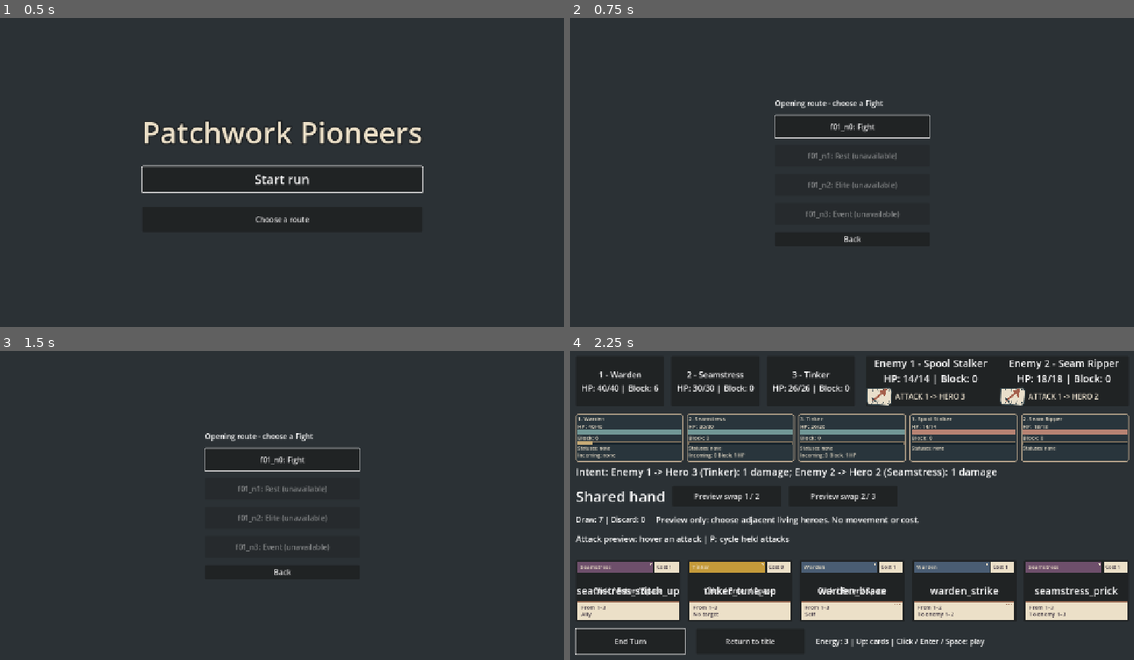
Above: before the commit, frames 1-4 (two rows, left to right).
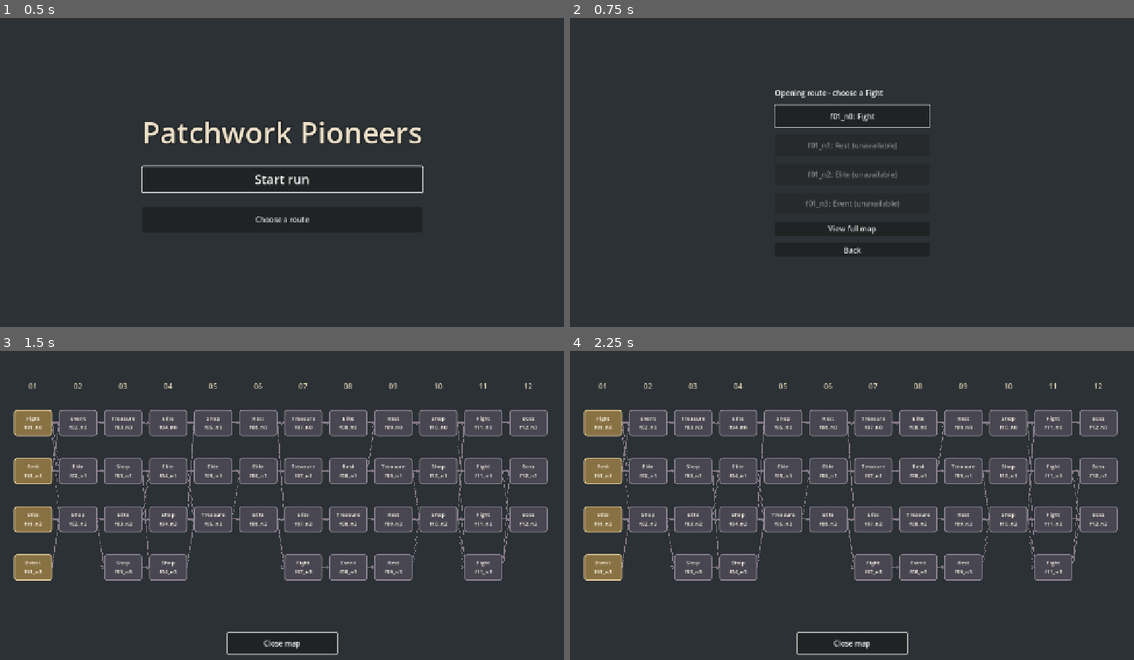
Above: after the commit, the same moments.

Repository: jcoev123-jpg/PatchworkPioneers
Game: Godot game, scene res://scenes/app.tscn
The game is run twice, just before and just after one commit, with the same random seed, the same clock (stepped at 60 frames per second) and the same inputs.
Inputs (mouse positions are in pixels of both pictures, inside the frame that each line leads up to):
- Up to frame 1 (0.5 s): no input
- Up to frame 2 (0.75 s): click "Choose a route" at 0.5 s
- Up to frame 3 (1.5 s): click (282, 561) at 1.25 s, where only the run after the commit has a clickable "View full map"
- Up to frame 4 (2.25 s): click (852, 459) at 2 s, where only the run before the commit has a clickable "f01_n0: Fight"

Frame 1 is identical in both runs. In frame 2, 2.1% of the frame differs, in the area x 36-64%, y 23-77%; in frame 3, 27%; in frame 4, 40%, in the area x 0-100%, y 2-99%.

Commit message:
Patchwork Pioneers cycle 072: Open the twelve-floor atlas from the live route chooser
Accepted by relay v2 (Claude final review, tests green).

Diff:
--- a/scripts/app.gd
+++ b/scripts/app.gd
@@ -31,6 +31,10 @@
 var route_button: Button
 var route_view: VBoxContainer
 var route_back_button: Button
+var route_map_button: Button
+var route_atlas_overlay: Control
+var route_atlas: RunRouteAtlas
+var route_atlas_close: Button
 var route_buttons: Array[Button] = []
 var run_map: RunMap
 var fight_encounter_paths: Dictionary = FIGHT_ENCOUNTER_PATHS.duplicate()
@@ -285,6 +289,12 @@
 		route_buttons.append(button)
 		if not button.disabled:
 			actions.append(button)
+	route_map_button = Button.new()
+	route_map_button.text = "View full map"
+	route_view.add_child(route_map_button)
+	route_map_button.pressed.connect(_open_route_atlas.bind(
+		weakref(run_map), weakref(route_view), weakref(route_map_button)))
+	actions.append(route_map_button)
 	route_back_button = Button.new()
 	route_back_button.text = "Back"
 	route_back_button.pressed.connect(_cancel_route)
@@ -326,12 +336,74 @@
 	return true
 
 
+func _route_atlas_source(source_map: WeakRef, source_view: WeakRef, source_action: WeakRef) -> bool:
+	return source_map != null and source_map.get_ref() == run_map and run_map != null \
+		and run_map.get_route().is_empty() and deck == null \
+		and is_instance_valid(route_view) and source_view != null and source_view.get_ref() == route_view \
+		and route_view.get_parent() == self and is_instance_valid(route_map_button) \
+		and source_action != null and source_action.get_ref() == route_map_button \
+		and route_map_button.get_parent() == route_view
+
+
+func _open_route_atlas(source_map: WeakRef, source_view: WeakRef, source_action: WeakRef) -> void:
+	if not _route_atlas_source(source_map, source_view, source_action) \
+		or not route_view.is_visible_in_tree() or is_instance_valid(route_atlas_overlay):
+		return
+	route_atlas_overlay = Control.new()
+	route_atlas_overlay.set_anchors_and_offsets_preset(Control.PRESET_FULL_RECT)
+	add_child(route_atlas_overlay)
+	var background := ColorRect.new()
+	background.color = Color("2b3135")
+	background.set_anchors_and_offsets_preset(Control.PRESET_FULL_RECT)
+	route_atlas_overlay.add_child(background)
+	route_atlas = RunRouteAtlas.new()
+	route_atlas.position = Vector2(20, 20)
+	route_atlas.bind_map(run_map)
+	route_atlas_overlay.add_child(route_atlas)
+	route_atlas_close = Button.new()
+	route_atlas_close.text = "Close map"
+	route_atlas_close.position = Vector2(520, 640)
+	route_atlas_close.size = Vector2(240, 48)
+	route_atlas_overlay.add_child(route_atlas_close)
+	route_atlas_close.focus_next = NodePath(".")
+	route_atlas_close.focus_previous = NodePath(".")
+	route_atlas_close.pressed.connect(_close_route_atlas.bind(source_map, source_view,
+		source_action, weakref(route_atlas_overlay)))
+	route_view.hide()
+	route_atlas_close.grab_focus()
+
+
+func _close_route_atlas(source_map: WeakRef, source_view: WeakRef,
+		source_action: WeakRef, source_overlay: WeakRef) -> void:
+	if not _route_atlas_source(source_map, source_view, source_action) \
+		or route_view.visible or not is_instance_valid(route_atlas_overlay) \
+		or source_overlay == null or source_overlay.get_ref() != route_atlas_overlay \
+		or route_atlas_overlay.get_parent() != self:
+		return
+	_clear_route_atlas()
+	route_view.show()
+	route_map_button.grab_focus()
+
+
+func _clear_route_atlas() -> void:
+	if is_instance_valid(route_atlas):
+		route_atlas.bind_map(null)
+	if is_instance_valid(route_atlas_overlay):
+		route_atlas_overlay.get_parent().remove_child(route_atlas_overlay)
+		route_atlas_overlay.queue_free()
+	route_atlas_overlay = null
+	route_atlas = null
+	route_atlas_close = null
+
+
 func _clear_route_view() -> void:
+	_clear_route_atlas()
 	if is_instance_valid(route_view):
 		remove_child(route_view)
 		route_view.queue_free()
 	route_view = null
 	route_back_button = null
+	route_map_button = null
 	route_buttons.clear()
 
 
@@ -1464,6 +1536,9 @@
 
 func _return_to_title() -> void:
 	if battle_view == null:
+		if is_instance_valid(route_view):
+			_cancel_route()
+			start_button.grab_focus()
 		return
 	for action in reward_buttons:
 		action.disabled = true
--- a/tests/live_run_map_entry_test.gd
+++ b/tests/live_run_map_entry_test.gd
@@ -28,6 +28,10 @@
 	if not is_instance_valid(button):
 		return
 	var point := button.get_global_rect().get_center()
+	await _click_point(point)
+
+
+func _click_point(point: Vector2) -> void:
 	_check(root.get_visible_rect().has_point(point), "mouse target inside viewport")
 	var motion := InputEventMouseMotion.new()
 	motion.position = point
@@ -74,6 +78,123 @@
 		var presenter = app.get_node("LiveEnemyRoster")
 		_check(presenter.enemies == null and presenter.panel == null and app.enemy_intents == null
 			and app.victory_gold == null, reason + " leaves no battle services or actor controls")
+
+
+func _preview(app, keyboard: bool, stale: Array = []) -> Array:
+	var before := _snapshot(app)
+	var chooser = app.route_view
+	var action: Button = app.route_map_button
+	_check(is_instance_valid(action) and action.is_visible_in_tree(), "real map action mounted")
+	if not is_instance_valid(action):
+		return []
+	var open: Callable = action.pressed.get_connections()[0].callable
+	var foreign := RunMap.new()
+	var foreign_rng := RandomNumberGenerator.new()
+	foreign_rng.seed = 6
+	_check(foreign.generate(foreign_rng), "foreign map fixture generated")
+	app._open_route_atlas(weakref(foreign), weakref(chooser), weakref(action))
+	app._open_route_atlas(weakref(app.run_map), weakref(action), weakref(action))
+	app._open_route_atlas(weakref(app.run_map), weakref(chooser), weakref(app.route_back_button))
+	_check(app.route_atlas_overlay == null and _snapshot(app) == before, "foreign open sources rejected")
+	if keyboard:
+		app.route_buttons[0].grab_focus()
+		await _key(KEY_TAB)
+		_check(action.has_focus(), "Tab skips disabled openings to map action")
+		await _key(KEY_ENTER)
+	else:
+		await _click(action)
+	var atlas: RunRouteAtlas = app.route_atlas
+	_check(is_instance_valid(atlas) and is_instance_valid(app.route_atlas_close), "real atlas and close mounted")
+	if not is_instance_valid(atlas) or not is_instance_valid(app.route_atlas_close):
+		return []
+	var overlay = app.route_atlas_overlay
+	var close: Callable = app.route_atlas_close.pressed.get_connections()[0].callable
+	_check(app.route_view == chooser and not chooser.visible and app.route_atlas_close.has_focus(),
+		"same chooser hidden; close focused")
+	_check(atlas._map == app.run_map and atlas.global_position == Vector2(20, 20)
+		and atlas.size == Vector2(1240, 600), "real map bound at readable preview bounds")
+	var viewport := Rect2(Vector2.ZERO, Vector2(1280, 720))
+	_check(viewport.encloses(atlas.get_global_rect()) and viewport.encloses(app.route_atlas_close.get_global_rect())
+		and app.route_atlas_close.global_position.y >= atlas.get_global_rect().end.y, "atlas and reachable close fully fit")
+	var expected_nodes := {}
+	var expected_edges := {}
+	var floors: Array = app.run_map.get_floors()
+	_check(floors.size() == 12, "live map has twelve floors")
+	for floor_nodes in floors:
+		for node in floor_nodes:
+			expected_nodes[node.id] = node
+			for target in node.outgoing:
+				expected_edges[node.id + "->" + target] = true
+	var nodes := {}
+	var edges := {}
+	var highlighted: Array = []
+	for child in atlas.get_children():
+		if child is PanelContainer:
+			var id: String = child.get_meta("route_id")
+			_check(expected_nodes.has(id) and not nodes.has(id), "unique actual marker: " + id)
+			nodes[id] = child
+			if not expected_nodes.has(id):
+				continue
+			var node: Dictionary = expected_nodes[id]
+			_check(child.get_node("Identity").text == node.type + "\n" + id
+				and atlas.get_global_rect().encloses(child.get_global_rect()), "readable mounted identity: " + id)
+			var legal: bool = app.run_map.get_legal_choices().has(id)
+			_check(child.get_meta("route_state") == ("legal" if legal else "other")
+				and child.get_theme_stylebox("panel").bg_color == (RunRouteAtlas.LEGAL_BG if legal else RunRouteAtlas.OTHER_BG),
+				"visible legal highlight: " + id)
+			if legal:
+				highlighted.append(id)
+		elif child is Line2D:
+			var source: String = child.get_meta("from_id")
+			var target: String = child.get_meta("to_id")
+			var pair := source + "->" + target
+			_check(expected_edges.has(pair) and not edges.has(pair), "actual directed link: " + pair)
+			edges[pair] = true
+			if expected_nodes.has(source) and expected_nodes.has(target):
+				var from: Dictionary = expected_nodes[source]
+				var to: Dictionary = expected_nodes[target]
+				_check(child.points.size() >= 13, "drawn link endpoints exist")
+				if child.points.size() >= 13:
+					_check(child.points[0] == Vector2(30 + (from.floor - 1) * 99 + 84, 130 + from.position * 106 + 29)
+						and child.points[12] == Vector2(30 + (to.floor - 1) * 99, 130 + to.position * 106 + 29),
+						"drawn endpoints match model: " + pair)
+	_check(nodes.size() == expected_nodes.size() and edges == expected_edges and not edges.is_empty(),
+		"all actual nodes and links rendered")
+	_check(highlighted == app.run_map.get_legal_choices(), "exact legal opening IDs highlighted")
+	var hidden := _snapshot(app)
+	_check(hidden.slice(0, 6) == before.slice(0, 6), "opening spends no graph/route/legal/encounter/RNG/combat state")
+	for callback in stale:
+		callback.call()
+	_check(app.route_atlas_overlay == overlay and _snapshot(app) == hidden,
+		"old preview callbacks cannot close or replace new overlay")
+	open.call()
+	app._close_route_atlas(weakref(foreign), weakref(chooser), weakref(action), weakref(overlay))
+	app._close_route_atlas(weakref(app.run_map), weakref(action), weakref(action), weakref(overlay))
+	app._close_route_atlas(weakref(app.run_map), weakref(chooser), weakref(app.route_back_button), weakref(overlay))
+	app._close_route_atlas(weakref(app.run_map), weakref(chooser), weakref(action), weakref(chooser))
+	_check(app.route_atlas_overlay == overlay, "duplicate open and foreign close sources rejected")
+	_check(not app._choose_route("f01_n0"), "hidden chooser rejects legal Fight")
+	await _click_point(nodes["f01_n0"].get_global_rect().get_center())
+	await _key(KEY_RIGHT)
+	await _key(KEY_TAB)
+	_check(app.route_atlas_close.has_focus() and _snapshot(app) == hidden, "map input inert; focus stays on close")
+	var atlas_id := atlas.get_instance_id()
+	var overlay_id: int = overlay.get_instance_id()
+	var cleared: Array = []
+	atlas.tree_exiting.connect(func(): cleared.append(atlas._map == null))
+	if keyboard:
+		await _key(KEY_SPACE)
+	else:
+		await _click(app.route_atlas_close)
+	_check(cleared == [true], "closing clears binding before detach")
+	await process_frame
+	_check(not is_instance_id_valid(atlas_id) and not is_instance_id_valid(overlay_id)
+		and app.route_atlas == null and app.route_atlas_overlay == null and app.route_atlas_close == null,
+		"close disposes preview")
+	_check(_snapshot(app) == before and app.route_view == chooser and action.has_focus(), "close restores exact state and action focus")
+	close.call()
+	_check(_snapshot(app) == before, "repeated stale close inert")
+	return [open, close]
 
 
 func _run() -> void:
@@ -107,6 +228,7 @@
 	_check(app.run_map.get_floors() == reference.get_floors() and
 		app.run_rng.state == reference_rng.state, "map generation matches reference stream")
 	_check(app.deck == null and app.run_map.get_route().is_empty(), "chooser has not started combat or committed")
+	var stale_atlas: Array = await _preview(app, true)
 	_check(app.route_buttons.size() == reference.get_legal_choices().size(), "one control per actual legal opening")
 	if "--inject-wrong-type" in OS.get_cmdline_user_args():
 		app.route_buttons[0].text = "incorrect"
@@ -143,6 +265,18 @@
 	var old_view: int = app.route_view.get_instance_id()
 	var old_selector: WeakRef = weakref(app.fight_selection)
 	var stale_callback: Callable = app.route_buttons[0].pressed.get_connections()[0].callable
+	# Cancellation must also dispose an actively mounted preview.
+	await _click(app.route_map_button)
+	var cancelled_atlas: RunRouteAtlas = app.route_atlas
+	_check(is_instance_valid(cancelled_atlas), "preview reopened before cancellation")
+	var cancelled_id: int = cancelled_atlas.get_instance_id()
+	var cancelled_close: Callable = app.route_atlas_close.pressed.get_connections()[0].callable
+	app._cancel_route()
+	_check(cancelled_atlas._map == null and app.route_atlas_overlay == null, "cancel clears mounted preview binding")
+	await process_frame
+	_check(not is_instance_id_valid(cancelled_id), "cancel frees mounted atlas")
+	# Repeat Back through actual input on the restarted chooser.
+	await _click(app.route_button)
 	app.route_back_button.grab_focus()
 	await _key(KEY_ENTER)
 	await process_frame
@@ -164,7 +298,12 @@
 			break
 		var before_stale := _snapshot(app)
 		stale_callback.call()
+		for callback in stale_atlas:
+			callback.call()
+		cancelled_close.call()
 		_check(_snapshot(app) == before_stale, "old chooser callback cannot affect restarted route")
+		var preview_callbacks: Array = await _preview(app, session == 1, stale_atlas + [cancelled_close])
+		stale_atlas.append_array(preview_callbacks)
 		var same_rng = app.run_rng
 		var same_map = app.run_map
 		var fight: Button = null
@@ -191,6 +330,12 @@
 		_check(app.run_map.get_route() == [fight_id] and app.run_map.get_current_floor() == 1,
 			"successful combat commits exactly one node")
 		_check(app.route_view == null and app.route_buttons.is_empty(), "chooser removed during battle")
+		_check(app.route_atlas == null and app.route_atlas_overlay == null and app.route_map_button == null,
+			"Fight entry has no preview state")
+		var battle_before_stale := _snapshot(app)
+		for callback in stale_atlas:
+			callback.call()
+		_check(_snapshot(app) == battle_before_stale, "stale atlas callbacks cannot alter Fight")
 		_check(app.deck.energy == 3 and app.deck.hand.size() == 5 and app.deck.turn_active,
 			"M01 opens at three energy and five cards")
 		var cards: Array[String] = app._load_starter_deck()
@@ -394,10 +539,22 @@
 			and app.run_map.get_floors()[0][2].type == "Treasure",
 			"fallback preserves unsupported kinds")
 		await _key(KEY_TAB)
-		_check(app.route_back_button.has_focus(), "Tab skips disabled choices to Back")
+		_check(app.route_map_button.has_focus(), "Tab skips disabled choices to full map")
+		await _key(KEY_TAB)
+		_check(app.route_back_button.has_focus(), "Tab reaches Back after map action")
 		await _click(app.route_back_button)
 		_check(app.run_map == null and app.run_rng == null and app.deck == null,
 			"formerly blocked seed Back clears session")
+	await _click(app.route_button)
+	await _click(app.route_map_button)
+	var reset_atlas: RunRouteAtlas = app.route_atlas
+	_check(is_instance_valid(reset_atlas), "title reset fixture has mounted atlas")
+	var reset_atlas_id: int = reset_atlas.get_instance_id()
+	app._return_to_title()
+	_check(reset_atlas._map == null and app.route_atlas_overlay == null and app.run_map == null,
+		"title reset clears preview and map binding")
+	await process_frame
+	_check(not is_instance_id_valid(reset_atlas_id), "title reset frees preview")
 	app.run_seed = fixture_seed
 	await _click(app.start_button)
 	_check(app.deck != null and app.run_map == null and app.route_view == null, "original direct start preserved")
